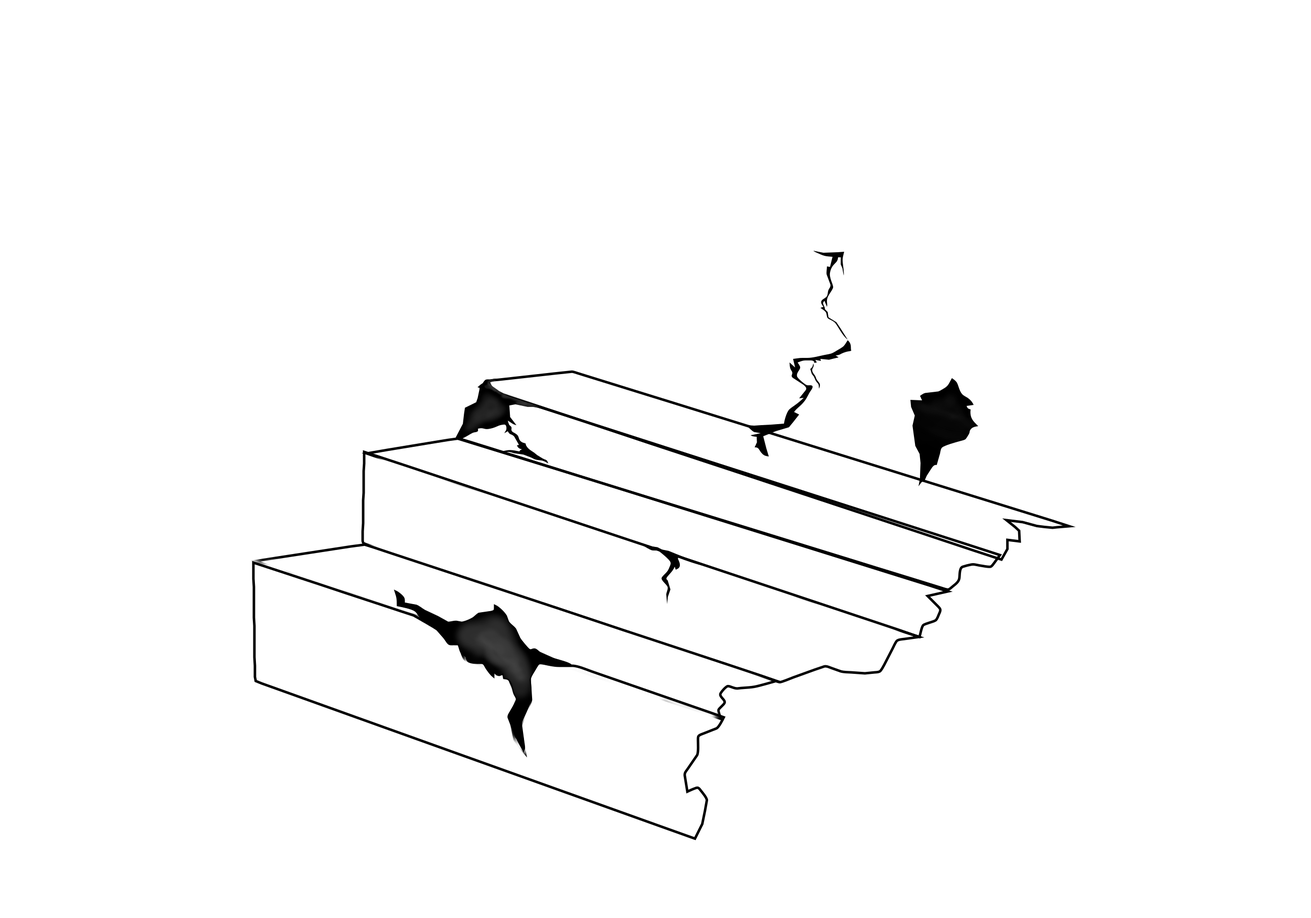
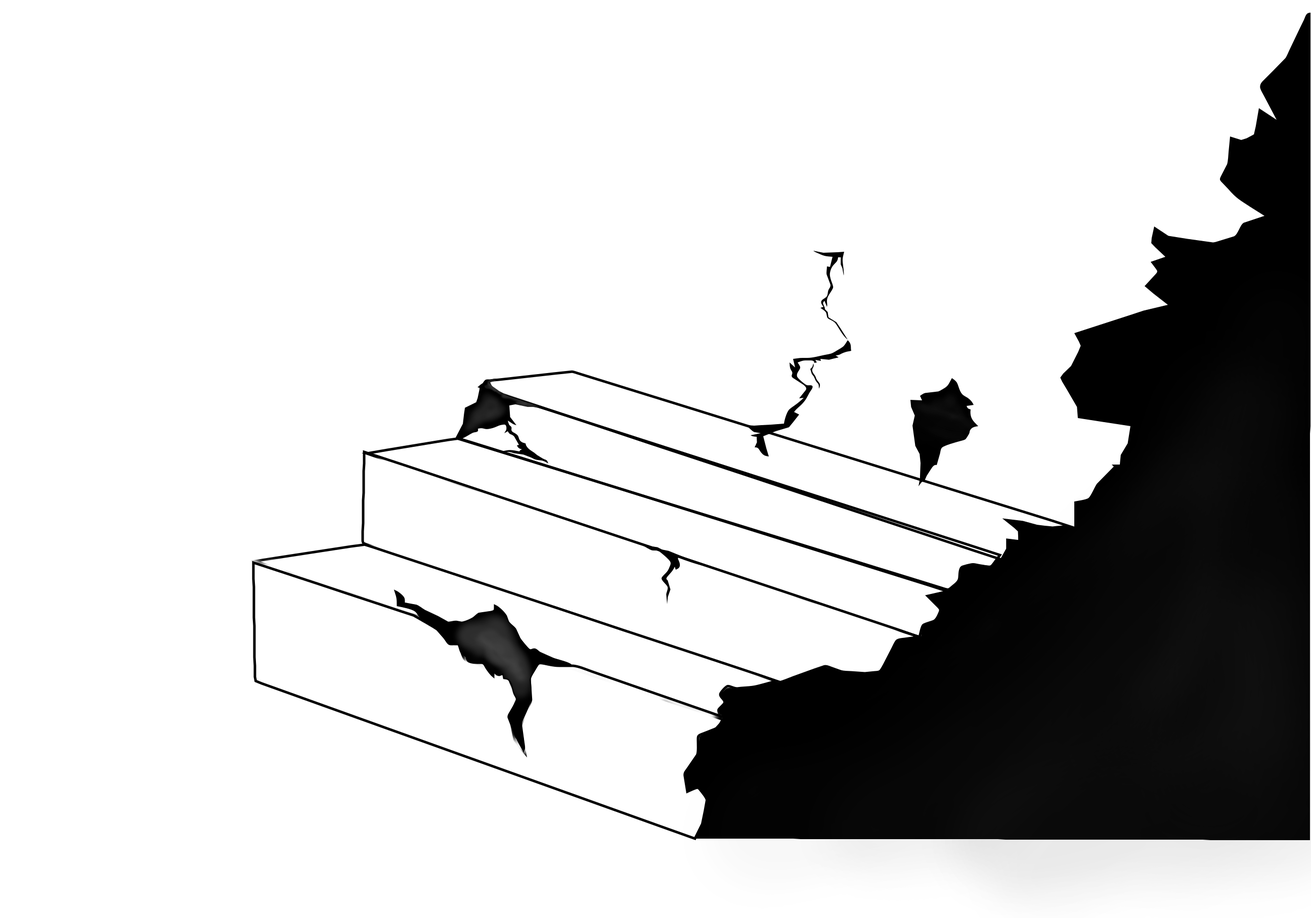
Two versions of the same layered image (w=1311, h=918). Layer-by-layer changes:
added layer "Stair Side grey" above "Stair Side" over [685, 259, 1311, 918]
added layer "Stair Side" above "Long Crack" over [685, 12, 1311, 841]
